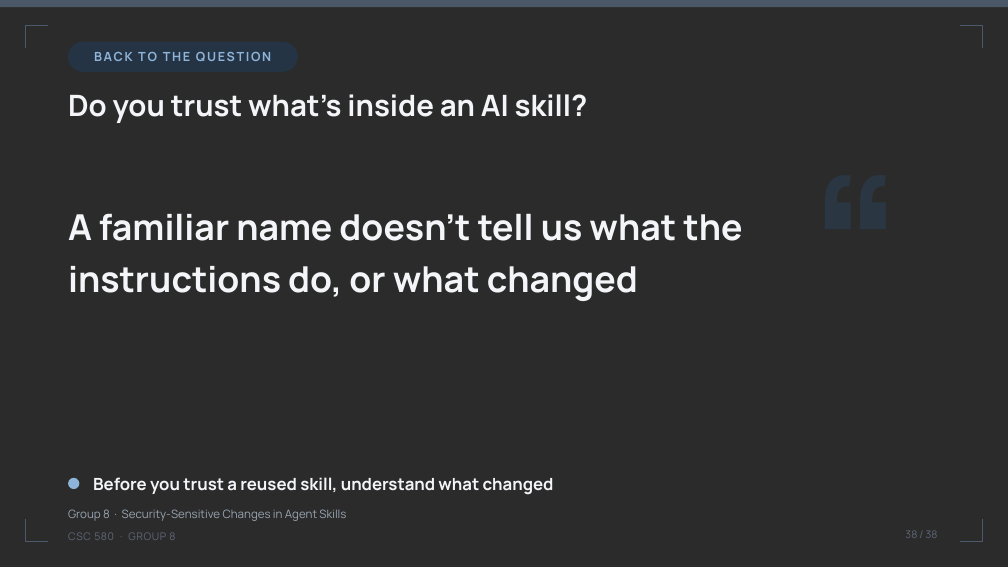
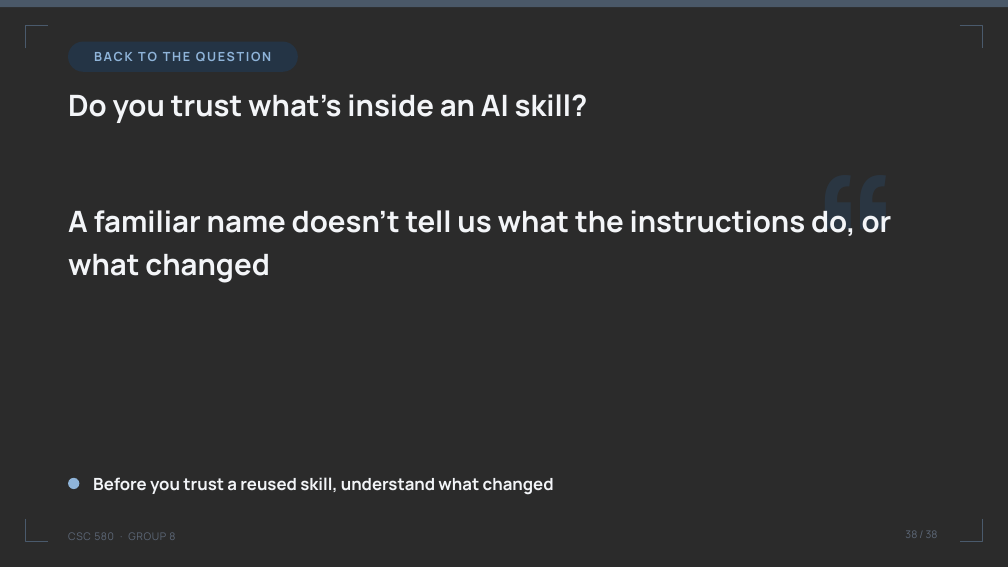
Before and after one commit to umdnp/csc580-project8, a slide deck: slide 38 of docs/group8_final_presentation.pptx. Drawn at 1008x567 pixels with LibreOffice and Linux fonts; fonts in the diff are those of the drawing; background and template pictures are left out; a plain dark background stands for a picture behind light text. Boxes give left, top, right and bottom in pixels: in the first picture for what was removed or moved away, otherwise in the second. Text is boxed around its words. In the diff, an @@ line names an element or a change of style, - is before the commit and + after.

```diff
--- a/docs/group8_final_presentation.pptx
+++ b/docs/group8_final_presentation.pptx
@@ text "A familiar name doesn’t tell ..." at (x1=68, y1=210, x2=892, y2=283): size 34 to 28 pt @@
@@ text removed at (x1=68, y1=509, x2=346, y2=521) @@
-Group 8 · Security-Sensitive Changes in Agent Skills
```
Also in this commit, not shown: 8 other slides changed, 9 other files.
